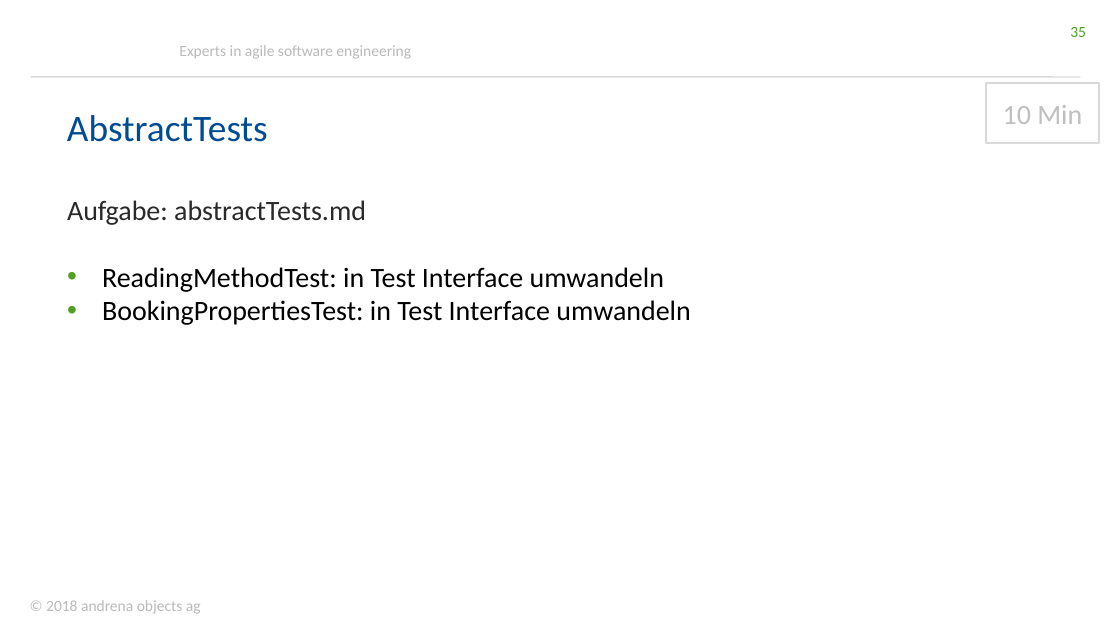
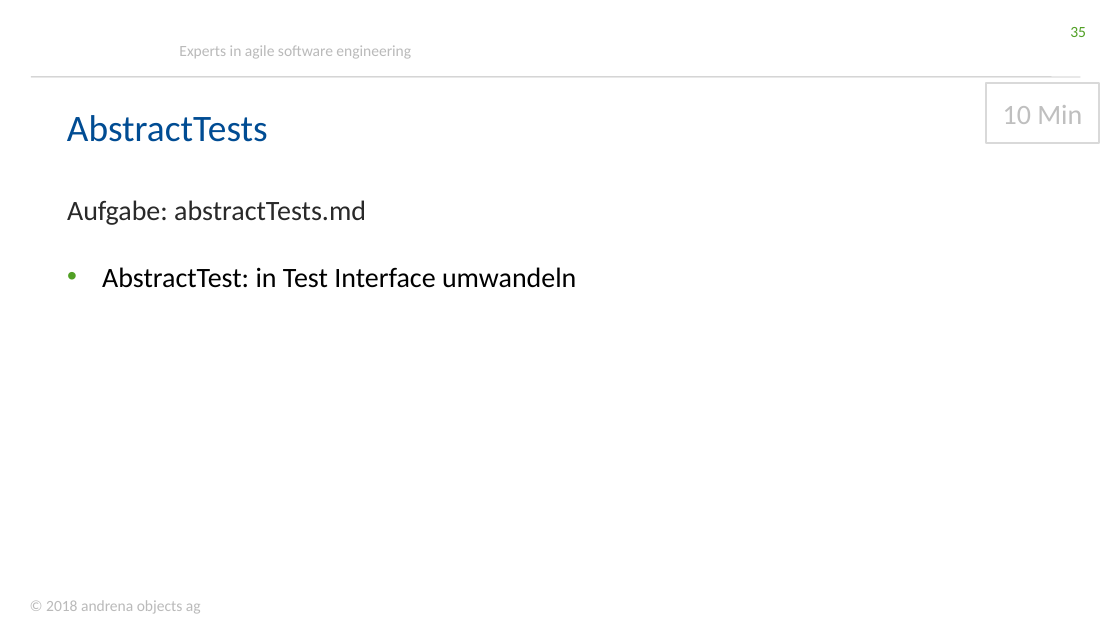
Before and after one commit to andrena/junit5-workshop-et-ka-2018, a slide deck: slide 35 of files/Folien.pptx. Drawn at 1120x630 pixels with LibreOffice and Linux fonts; fonts in the diff are those of the drawing; background and template pictures are left out. Boxes give left, top, right and bottom in pixels: in the first picture for what was removed or moved away, otherwise in the second. Text is boxed around its words. In the diff, an @@ line names an element or a change of style, - is before the commit and + after.

Commit message:
TestNamen in Folien angepasst

```diff
--- a/files/Folien.pptx
+++ b/files/Folien.pptx
@@ text at (102, 267, 576, 288): text changed @@
-• ReadingMethodTest: in Test Interface umwandeln
-• BookingPropertiesTest: in Test Interface umwandeln
+• AbstractTest: in Test Interface umwandeln
```
Also in this commit, not shown: 3 other slides changed.
